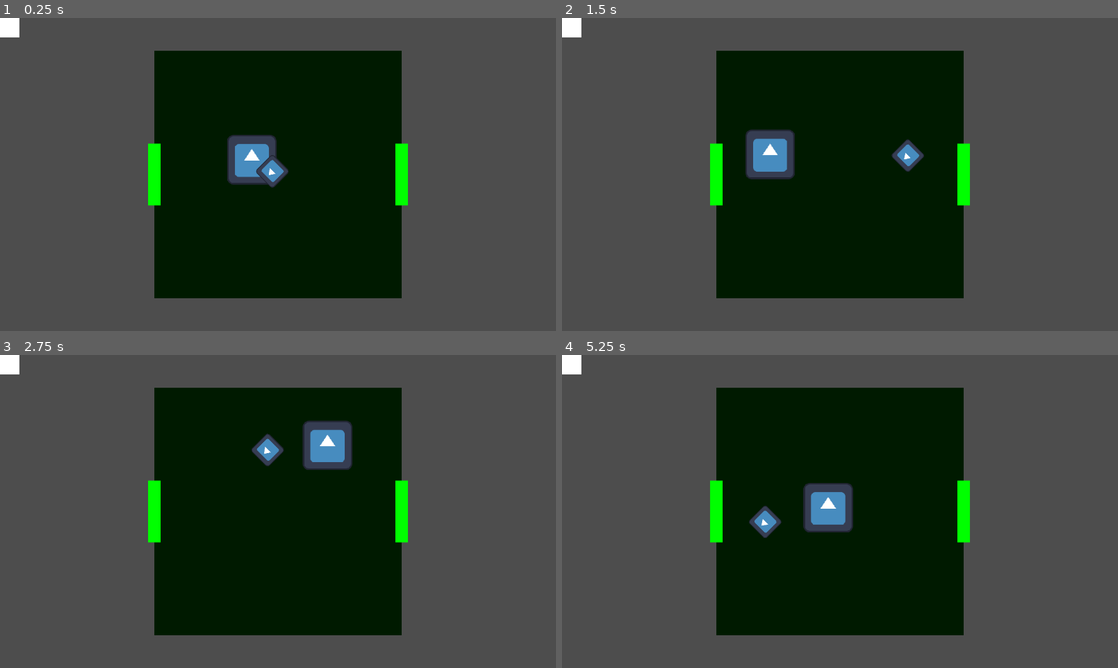
Above: before the commit, frames 1-4 (two rows, left to right).
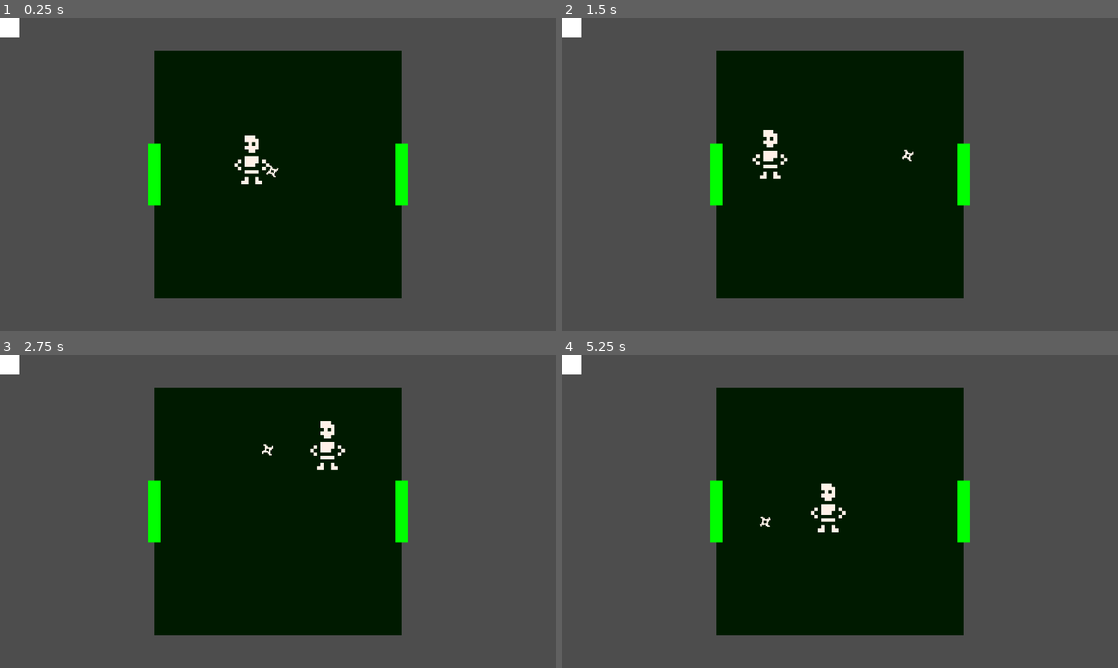
Above: after the commit, the same moments.

Repository: sayf63/Judgement_Engine
Game: Godot game, scene res://Systems/Mapgen/map_generator.tscn
Same seed, same stepped clock (60 frames per second), same inputs: the game is played once before the commit and once after it. This scene is started directly instead of the project's main scene. The engine's default icon, where the game draws it, is replaced by a stand-in: a white triangle on a blue panel in a dark square.
Inputs (mouse positions are in pixels of both pictures, inside the frame that each line leads up to):
- Up to frame 1 (0.25 s): no input
- Up to frame 2 (1.5 s): move the mouse to (962, 158) at 0.52 s; hold D (right) 0.53-1.28 s; hold A (anchor) 0.53-1.28 s; move the mouse to (728, 190) at 1.27 s; hold Shift (slowdown) from 1.28 s (still down); tap Space (dash) at 1.35 s
- Up to frame 3 (2.75 s): move the mouse to (333, 442) at 2.02 s; release Shift (slowdown) at 2.03 s; press the mouse at (333, 442) at 2.03 s; hold D (right) from 2.03 s (still down)
- Up to frame 4 (5.25 s): move the mouse to (812, 574) at 2.77 s; release D (right) at 2.78 s; release the mouse at (812, 574) at 2.78 s; hold Up (ui_up) 2.78-3.53 s; tap A (anchor) at 2.85 s; move the mouse to (1006, 558) at 3.52 s; hold Left (ui_left) 3.53-5.03 s; tap Space (dash) at 3.6 s; move the mouse to (673, 464) at 4.27 s; click (673, 464) at 4.35 s; move the mouse to (867, 511) at 5.02 s; hold Shift (slowdown) from 5.03 s (still down); hold A (anchor) from 5.03 s (still down)

The runs differ from the first frame. In frame 1, 1.5% of the frame differs, in the area x 40-52%, y 37-55%; in frame 2, 1.7%; in frame 3, 1.7%, in the area x 45-64%, y 20-37%; in frame 4, 1.7%.

Commit message:
update player and player weapon sprites

Diff:
--- a/judgement-engine/Entities/Player/Player.tscn
+++ b/judgement-engine/Entities/Player/Player.tscn
@@ -1,13 +1,16 @@
 [gd_scene format=3 uid="uid://cac2qf0buevcy"]
 
-[ext_resource type="Texture2D" uid="uid://r7fbim2rqnl4" path="res://icon.svg" id="1_e5kic"]
 [ext_resource type="Script" uid="uid://dhb8bjagmiq67" path="res://Entities/Player/player.gd" id="1_ww0jn"]
+[ext_resource type="Texture2D" uid="uid://snvu0qvdc6tp" path="res://Assets/Sprites/Creatures/creatures_transparent.png" id="2_x44r4"]
 [ext_resource type="PackedScene" uid="uid://bteatyl84d520" path="res://Entities/Player/Weapon/player_weapon.tscn" id="3_vweq0"]
 [ext_resource type="Script" uid="uid://c8rfyr6gup3x3" path="res://Entities/Player/PlayerStateMachine/player_state_machine.gd" id="4_hj1c0"]
 [ext_resource type="Script" uid="uid://b1jw371l2c5tt" path="res://Entities/Player/PlayerStateMachine/PlayerStates/player_idle.gd" id="5_hj1c0"]
 [ext_resource type="Script" uid="uid://llbfhas6et5t" path="res://Entities/Player/PlayerStateMachine/PlayerStates/player_moving.gd" id="6_x44r4"]
 [ext_resource type="Script" uid="uid://ghiu6bajqh63" path="res://Entities/Player/PlayerStateMachine/PlayerStates/player_dashing.gd" id="7_761t5"]
-[ext_resource type="PackedScene" uid="uid://cuws01826bgf7" path="res://Entities/Enemies/BaseEnemy/BaseEnemy.tscn" id="8_x44r4"]
+
+[sub_resource type="AtlasTexture" id="AtlasTexture_761t5"]
+atlas = ExtResource("2_x44r4")
+region = Rect2(0, 0, 16, 16)
 
 [sub_resource type="CapsuleShape2D" id="CapsuleShape2D_hj1c0"]
 radius = 16.0
@@ -21,7 +24,8 @@
 script = ExtResource("1_ww0jn")
 
 [node name="Sprite2D" type="Sprite2D" parent="." unique_id=2063277729]
-texture = ExtResource("1_e5kic")
+scale = Vector2(9, 9)
+texture = SubResource("AtlasTexture_761t5")
 
 [node name="Collision" type="CollisionShape2D" parent="." unique_id=1518797429]
 position = Vector2(-1, 47)
@@ -49,7 +53,4 @@
 [node name="Moving" type="Node" parent="StateMachine" unique_id=2045006530]
 script = ExtResource("6_x44r4")
 
-[node name="base_enemy" parent="." unique_id=1742152106 instance=ExtResource("8_x44r4")]
-top_level = true
-
 [node name="Camera2D" type="Camera2D" parent="." unique_id=339764742]
--- a/judgement-engine/Entities/Player/Weapon/player_weapon.gd
+++ b/judgement-engine/Entities/Player/Weapon/player_weapon.gd
@@ -9,6 +9,8 @@
 @export var SWING_CD := 1.0
 @export var STEER_STRENGTH := 10.0
 @export var SWING_ARC_SIZE := 100.0
+
+@onready var sprite = $Sprite2D
 
 var cooldowns: Dictionary = {
 	"Swinging": SWING_CD
@@ -24,6 +26,8 @@
 func _process(delta: float) -> void:
 	for key in cooldowns:
 		cooldowns[key] = max(cooldowns[key] - delta, 0.0)
+	sprite.rotate(10*delta)
+
 
 func _on_area_2d_area_entered(area: Area2D) -> void:
 	var enemy = area.get_parent()
--- a/judgement-engine/Entities/Player/Weapon/player_weapon.tscn
+++ b/judgement-engine/Entities/Player/Weapon/player_weapon.tscn
@@ -1,13 +1,17 @@
 [gd_scene format=3 uid="uid://bteatyl84d520"]
 
-[ext_resource type="Texture2D" uid="uid://r7fbim2rqnl4" path="res://icon.svg" id="1_2rtwd"]
 [ext_resource type="Script" uid="uid://babq6yqm2bvb2" path="res://Entities/Player/Weapon/player_weapon.gd" id="1_pkqv3"]
 [ext_resource type="Script" uid="uid://4uist6ycgyu0" path="res://Entities/Player/Weapon/WeaponStateMachine/weapon_state_machine.gd" id="2_jj6u5"]
 [ext_resource type="Script" uid="uid://dyldvbmeew1n3" path="res://Entities/Player/Weapon/WeaponStateMachine/WeaponStates/weapon_moving.gd" id="3_i3bxa"]
 [ext_resource type="Script" uid="uid://dqbpojfjkgv20" path="res://Entities/Player/Weapon/WeaponStateMachine/WeaponStates/weapon_swinging.gd" id="4_bmo0q"]
+[ext_resource type="Texture2D" uid="uid://06nyipdrkj6b" path="res://Assets/Sprites/Items/items_transparent.png" id="5_i3bxa"]
 
-[sub_resource type="CapsuleShape2D" id="CapsuleShape2D_2rtwd"]
-height = 82.0
+[sub_resource type="AtlasTexture" id="AtlasTexture_bmo0q"]
+atlas = ExtResource("5_i3bxa")
+region = Rect2(212, 4, 8, 8)
+
+[sub_resource type="CircleShape2D" id="CircleShape2D_i3bxa"]
+radius = 20.22375
 
 [node name="PlayerWeapon" type="CharacterBody2D" unique_id=769343133]
 script = ExtResource("1_pkqv3")
@@ -25,13 +29,13 @@
 
 [node name="Sprite2D" type="Sprite2D" parent="." unique_id=456365847]
 rotation = 0.7853982
-scale = Vector2(0.5, 0.5)
-texture = ExtResource("1_2rtwd")
+scale = Vector2(3.5, 3.5)
+texture = SubResource("AtlasTexture_bmo0q")
 flip_v = true
 
 [node name="Hitbox" type="Area2D" parent="." unique_id=1275600159]
 
 [node name="HitboxCollision" type="CollisionShape2D" parent="Hitbox" unique_id=1215787520]
-shape = SubResource("CapsuleShape2D_2rtwd")
+shape = SubResource("CircleShape2D_i3bxa")
 
 [connection signal="area_entered" from="Hitbox" to="." method="_on_area_2d_area_entered"]
--- a/judgement-engine/Entities/Player/player.gd
+++ b/judgement-engine/Entities/Player/player.gd
@@ -4,14 +4,7 @@
 signal player_hurt(health_change)
 signal player_healed(health_change)
 
-@export var SPEED := 200.0:
-	set(value):
-		# if we focus mode
-		if value*FOCUS_SPEED_SLOWDOWN == SPEED:
-			SPEED = value
-		else:
-			real_max_speed = value
-			SPEED = value
+@export var SPEED := 200.0
 @export var FOCUS_SPEED_SLOWDOWN := 2.0
 @export var DASH_MULTIPLIER := 2.0
 @export var DASH_COOLDOWN := 2.0
@@ -22,7 +15,6 @@
 @export var STOP_RADIUS := 5
 @export var DEFENCE := 0.0
 
-var real_max_speed := SPEED
 
 @export var MAX_HEALTH = 100
 @export var current_health = MAX_HEALTH:
@@ -61,7 +53,7 @@
 	if Input.is_action_just_pressed("slowdown"):
 		SPEED /= FOCUS_SPEED_SLOWDOWN
 	elif Input.is_action_just_released("slowdown"):
-		SPEED = real_max_speed
+		SPEED *= FOCUS_SPEED_SLOWDOWN
 
 func is_on_cooldown(action: String) -> bool:
 	return cooldowns[action] > 0
